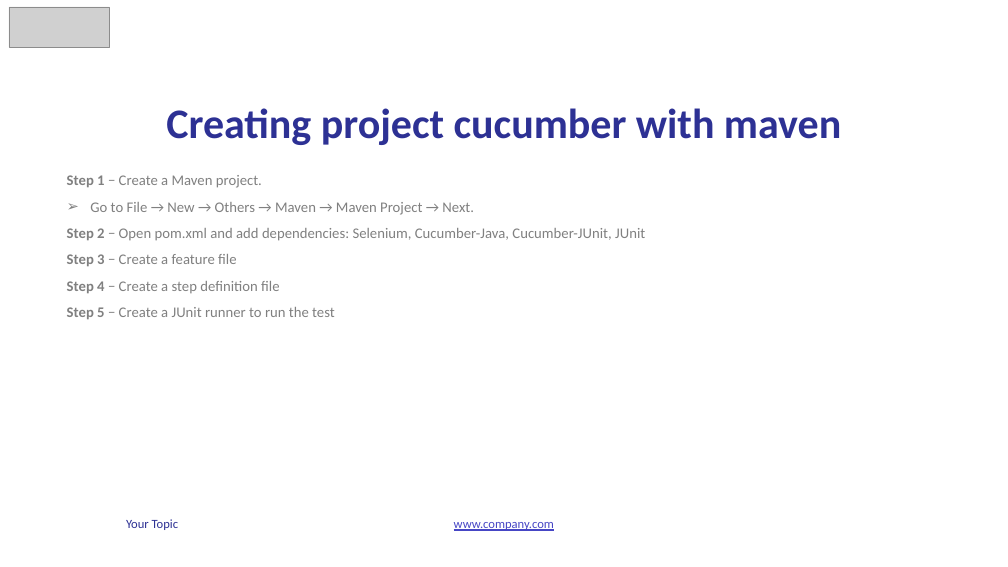
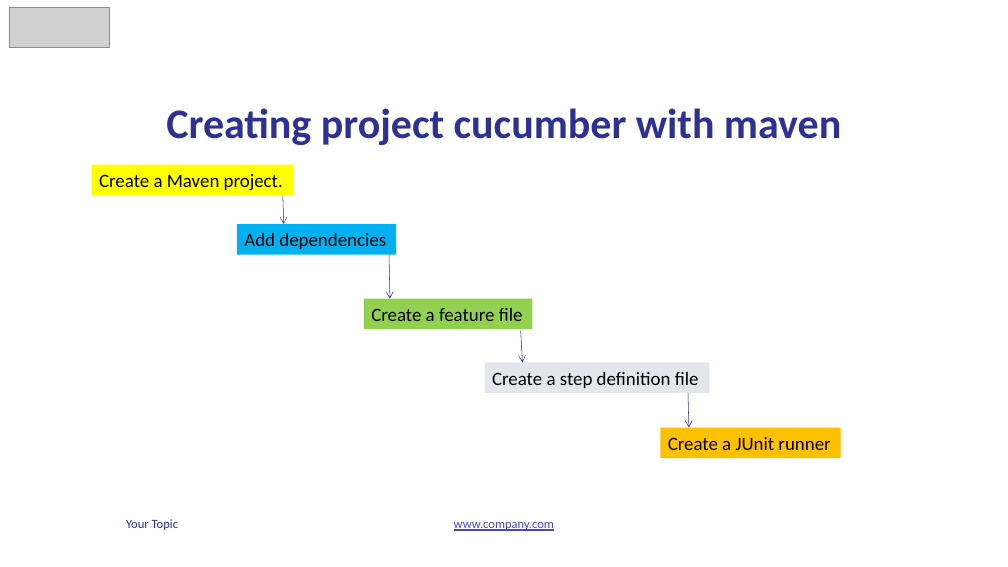
Before and after one commit to vunguyen2588/Cucumber, a slide deck: slide 27 of b4uconference_cucumber_slide.pptx (slide 28 before the commit). Drawn at 1008x567 pixels with LibreOffice and Linux fonts; fonts in the diff are those of the drawing; grey boxes stand for pictures. Boxes give left, top, right and bottom in pixels: in the first picture for what was removed or moved away, otherwise in the second. Text is boxed around its words. In the diff, an @@ line names an element or a change of style, - is before the commit and + after.

```diff
--- a/b4uconference_cucumber_slide.pptx
+++ b/b4uconference_cucumber_slide.pptx
@@ text removed at (67,175,645,319) @@
-Step 1 − Create a Maven project.
-➢ Go to File → New → Others → Maven → Maven Project → Next.
-Step 2 − Open pom.xml and add dependencies: Selenium, Cucumber-Java, Cucumber-JUnit, JUnit
-Step 3 − Create a feature file
-Step 4 − Create a step definition file
-Step 5 − Create a JUnit runner to run the test
@@ rectangle added at (91,165,293,195), fill #FFFF00, 18 pt, text #000000 @@
+Create a Maven project.
@@ arrow added from (283, 195) to (284, 224), #2D3194 0.5 pt @@
@@ rectangle added at (237,224,396,254), fill #00B0F0, 18 pt, text #000000 @@
+Add dependencies
@@ arrow added from (389, 255) to (390, 299), #2D3194 0.5 pt @@
@@ rectangle added at (364,299,532,329), fill #92D050, 18 pt, text #000000 @@
+Create a feature file
@@ arrow added from (521, 331) to (523, 362), #2D3194 0.5 pt @@
@@ rectangle added at (485,362,709,392), fill #E3E7ED, 18 pt, text #000000 @@
+Create a step definition file
@@ arrow added from (688, 393) to (689, 428), #2D3194 0.5 pt @@
@@ rectangle added at (660,428,841,458), fill #FFC000, 18 pt, text #000000 @@
+Create a JUnit runner
```
Also in this commit, not shown: 3 other slides changed, 4 slides added, 5 slides removed, 5 other files.
